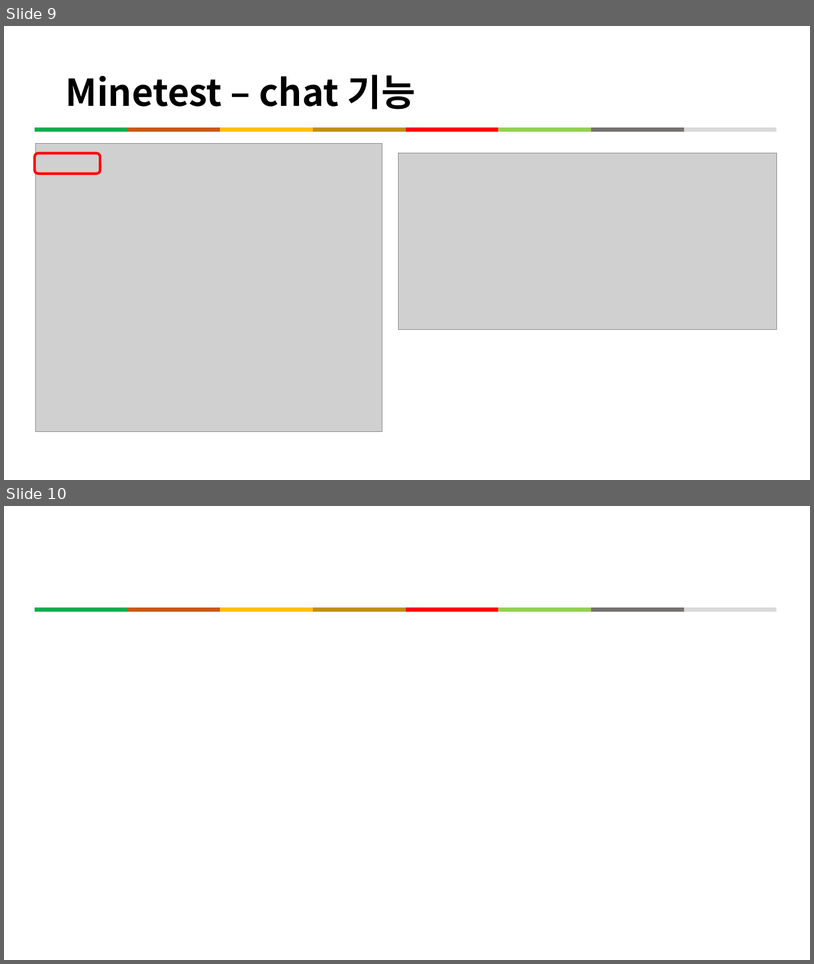
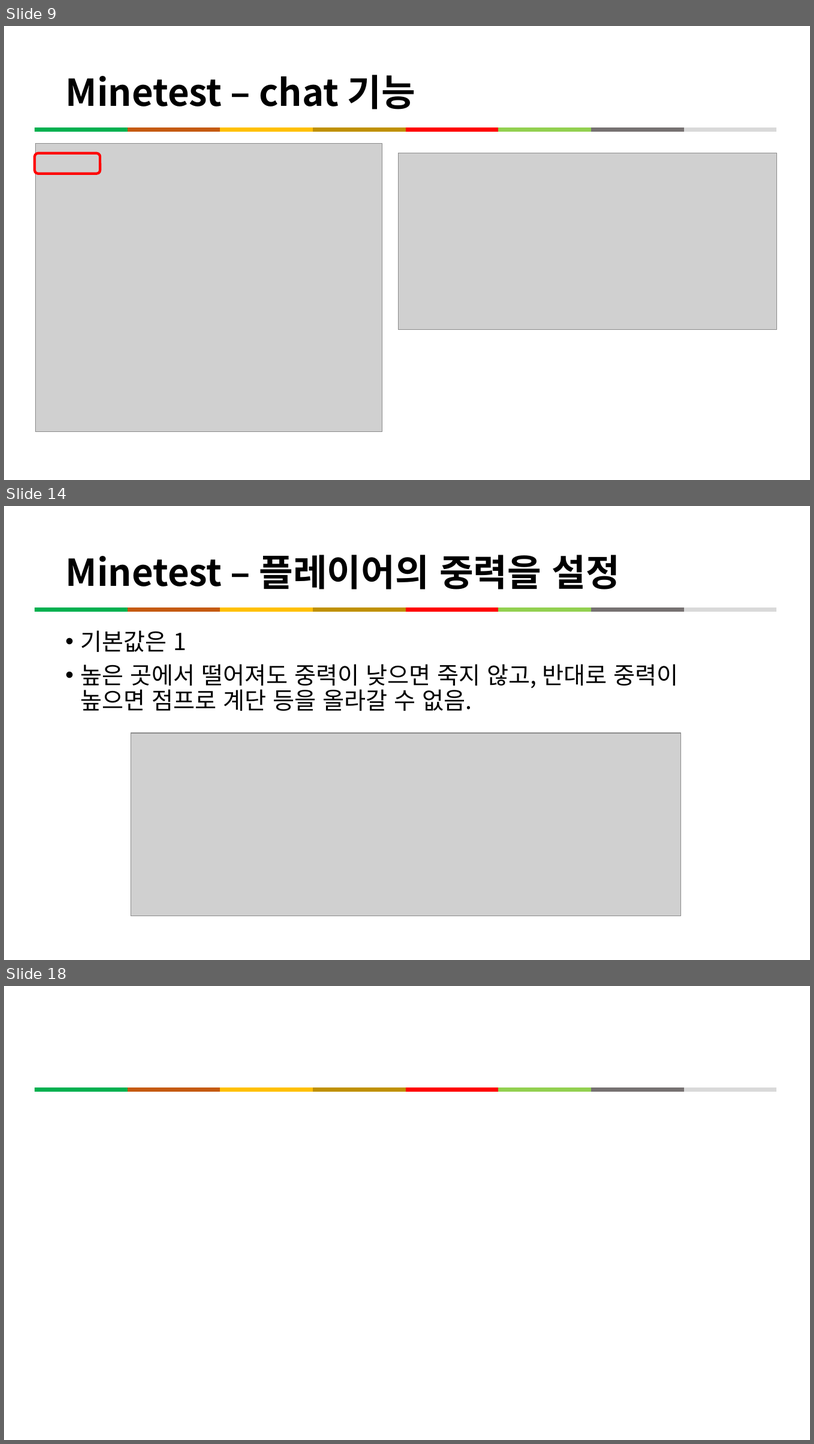
Before and after one commit to kig2929kig/minetest, a slide deck: Minetest와 함께하는 프로그래밍 입문.pptx. Shown one above the other, each under a label of ours: slides 9 and 10 before the commit, slides 9, 14 and 18 after it; the slides between them are not shown. The pictures are 814x964 and 814x1444 pixels, drawn with LibreOffice and Linux fonts; fonts in the diff are those of the drawing; grey boxes stand for pictures. Boxes give left, top, right and bottom in pixels: in the first picture for what was removed or moved away, otherwise in the second. Text is boxed around its words. In the diff, an @@ line names an element or a change of style, - is before the commit and + after.

```diff
--- a/Minetest와 함께하는 프로그래밍 입문.pptx
+++ b/Minetest와 함께하는 프로그래밍 입문.pptx
@@ slide 14 added at (4,506,810,960), background #FFFFFF @@
@@ title added at (65,555,620,589), 44 pt, text #000000, bold @@
+Minetest – 플레이어의 중력을 설정
@@ line added from (35, 609) to (128, 609), #00B050 4.5 pt @@
@@ line added from (128, 609) to (221, 609), #C55A11 4.5 pt @@
@@ line added from (221, 609) to (313, 609), #FFC000 4.5 pt @@
@@ line added from (313, 609) to (405, 609), #BF9000 4.5 pt @@
@@ line added from (405, 609) to (499, 609), #FF0000 4.5 pt @@
@@ line added from (499, 609) to (591, 609), #92D050 4.5 pt @@
@@ line added from (591, 609) to (684, 609), #767171 4.5 pt @@
@@ line added from (684, 609) to (777, 609), #D9D9D9 4.5 pt @@
@@ text added at (81,630,678,711), 28 pt, text #000000 @@
+• 기본값은 1
+• 높은 곳에서 떨어져도 중력이 낮으면 죽지 않고, 반대로 중력이 높으면 점프로 계단 등을 올라갈 수 없음.
@@ picture added at (131,733,681,916) @@
@@ what was slide 10 is now slide 18 @@
```
Also in this commit, not shown: 15 other slides added.
